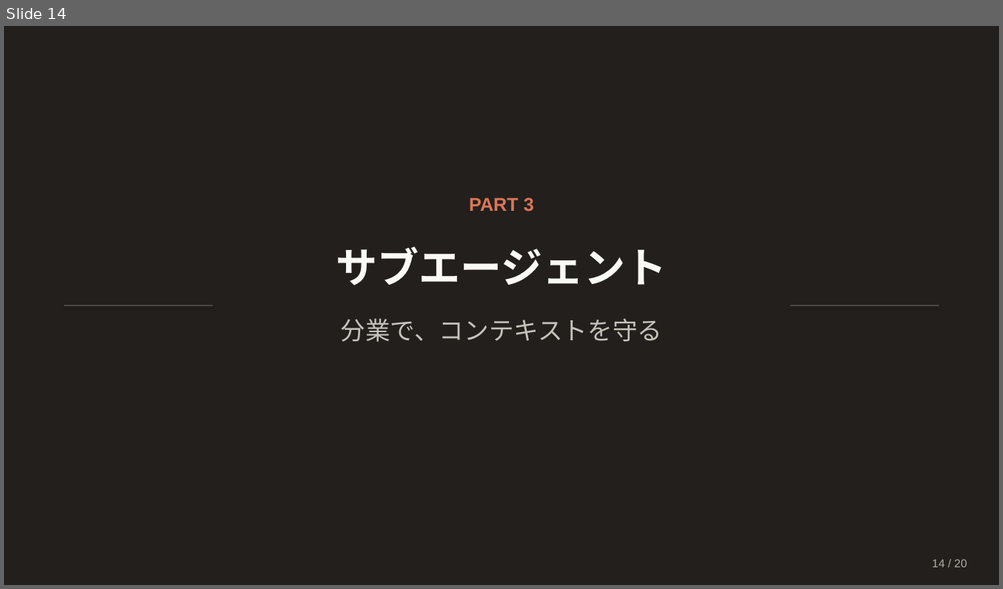
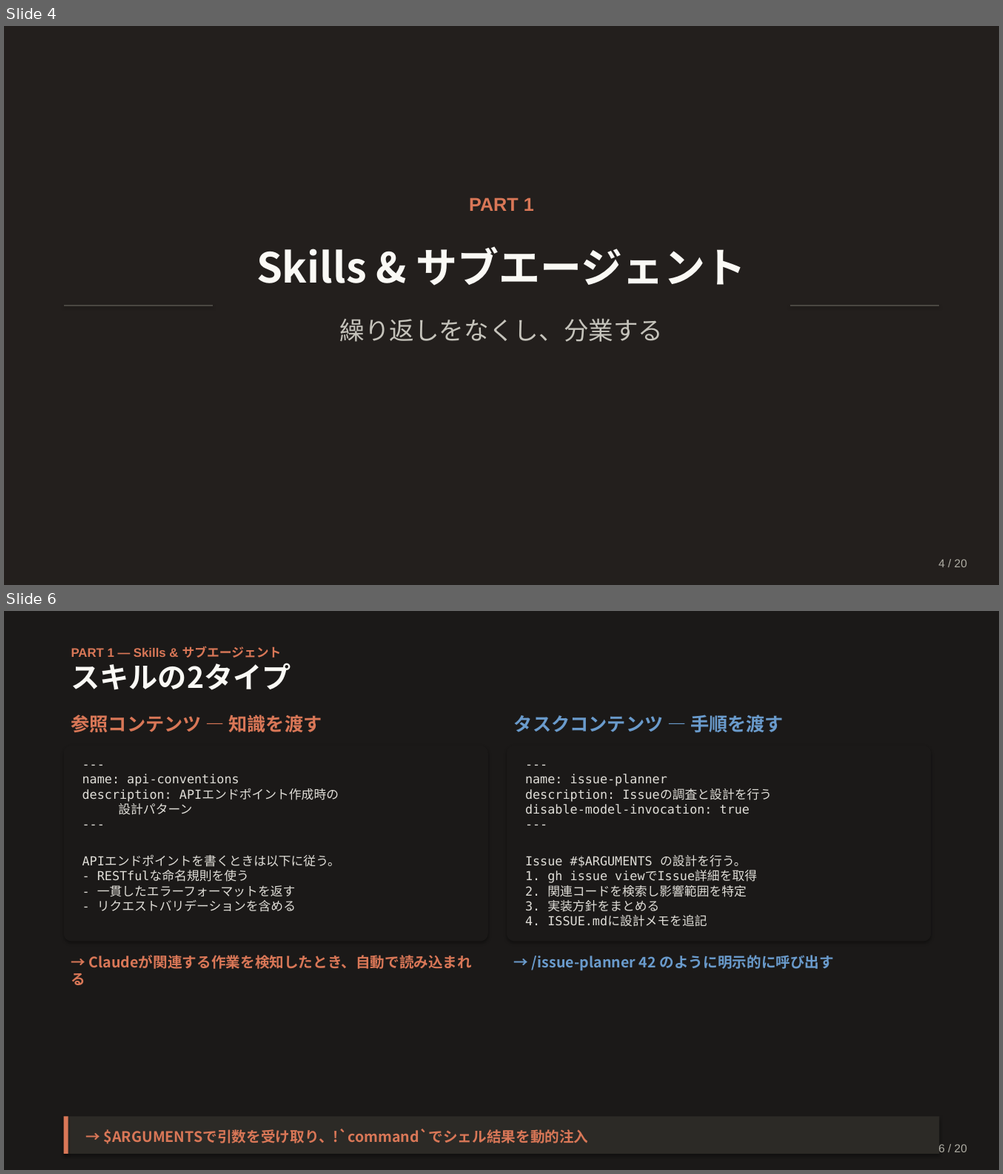
Before and after one commit to Ischca/zenn, a slide deck: slides/Claude_session3.pptx. Shown one above the other, each under a label of ours: slide 14 before the commit, slides 4 and 6 after it; the slides between them are not shown. The pictures are 1003x589 and 1003x1174 pixels, drawn with LibreOffice and Linux fonts; fonts in the diff are those of the drawing. Boxes give left, top, right and bottom in pixels: in the first picture for what was removed or moved away, otherwise in the second. Text is boxed around its words. In the diff, an @@ line names an element or a change of style, - is before the commit and + after.

```diff
--- a/slides/Claude_session3.pptx
+++ b/slides/Claude_session3.pptx
@@ slide 6 added at (4,611,999,1170), background #1B1918 @@
@@ text added at (71,646,282,658), 12 pt, text #D97757, bold @@
+PART 1 — Skills & サブエージェント
@@ text added at (71,663,291,690), 28 pt, text #FAF9F5, bold @@
+スキルの2タイプ
@@ text added at (71,715,322,732), 18 pt, text #D97757, bold @@
+参照コンテンツ — 知識を渡す
@@ text added at (514,715,783,732), 18 pt, text #6A9BCC, bold @@
+タスクコンテンツ — 手順を渡す
@@ rounded rectangle added at (64,745,488,941), fill #1B1918 @@
@@ rounded rectangle added at (507,745,931,941), fill #1B1918 @@
@@ text added at (82,774,340,912), 12 pt, text #E0DED8 @@
+---
+name: api-conventions
+description: APIエンドポイント作成時の
+設計パターン
+---
+APIエンドポイントを書くときは以下に従う。
+- RESTfulな命名規則を使う
+- 一貫したエラーフォーマットを返す
+- リクエストバリデーションを含める
@@ text added at (525,774,771,927), 12 pt, text #E0DED8 @@
+---
+name: issue-planner
+description: Issueの調査と設計を行う
+disable-model-invocation: true
+---
+Issue #$ARGUMENTS の設計を行う。
+1. gh issue viewでIssue詳細を取得
+2. 関連コードを検索し影響範囲を特定
+3. 実装方針をまとめる
+4. ISSUE.mdに設計メモを追記
@@ text added at (71,955,472,985), 14 pt, text #D97757, bold @@
+→ Claudeが関連する作業を検知したとき、自動で読み込まれる
@@ text added at (532,955,834,971), 14 pt, text #6A9BCC, bold @@
+→ /issue-planner 42 のように明示的に呼び出す
@@ rectangle added at (64,1117,939,1154), fill #2C2A26 @@
@@ rectangle added at (64,1117,68,1154), fill #D97757 @@
@@ text added at (104,1129,589,1145), 14 pt, text #D97757, bold @@
+→ $ARGUMENTSで引数を受け取り、!`command`でシェル結果を動的注入
@@ text added at (938,1145,967,1153), 11 pt, text #B0AEA5 @@
+6 / 20
@@ what was slide 14 is now slide 4 @@
@@ slide 4 changed as well @@
@@ text at (469,198,534,211): text changed @@
-PART 3
+PART 1
@@ text at (256,247,746,286): text changed @@
-サブエージェント
+Skills & サブエージェント
@@ text at (340,318,663,342): text changed @@
-分業で、コンテキストを守る
+繰り返しをなくし、分業する
@@ text at (938,560,967,568): text changed @@
-14 / 20
+4 / 20
```
Also in this commit, not shown: 11 other slides changed, 7 other slides added, 8 slides removed, 1 other file.
